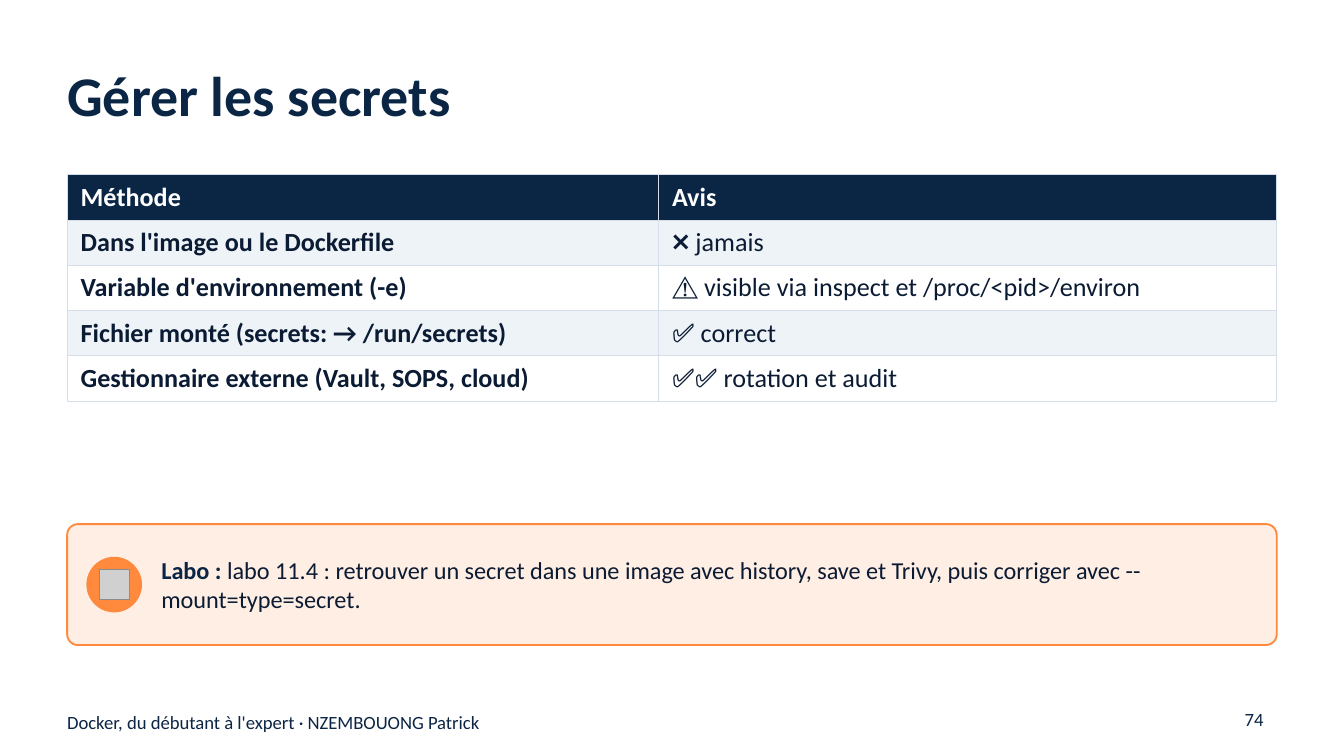
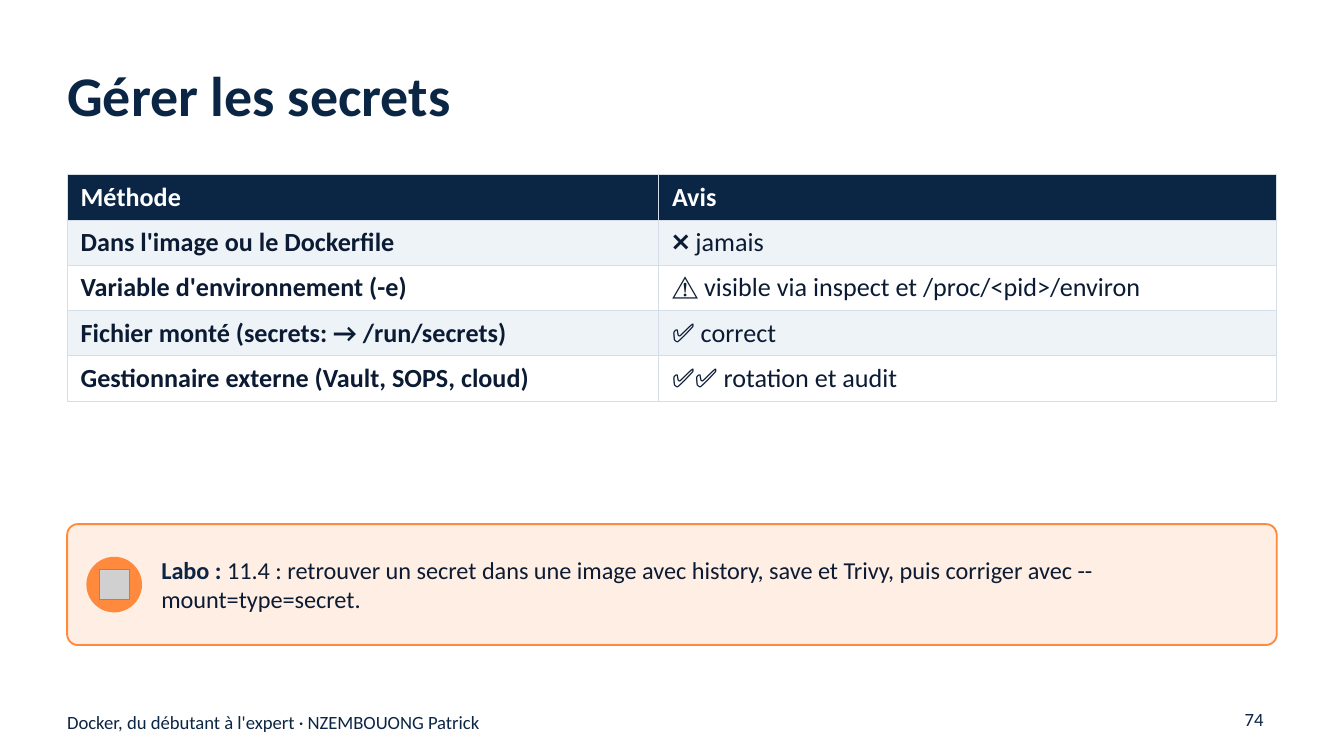
Before and after one commit to nzembouong18/Docker, a slide deck: slide 74 of support-de-cours/Docker-du-debutant-a-l-expert.pptx. Drawn at 1344x756 pixels with LibreOffice and Linux fonts; fonts in the diff are those of the drawing; grey boxes stand for pictures. Boxes give left, top, right and bottom in pixels: in the first picture for what was removed or moved away, otherwise in the second. Text is boxed around its words. In the diff, an @@ line names an element or a change of style, - is before the commit and + after.

```diff
--- a/support-de-cours/Docker-du-debutant-a-l-expert.pptx
+++ b/support-de-cours/Docker-du-debutant-a-l-expert.pptx
@@ text at box(161, 562, 1072, 612): text changed @@
-Labo : labo 11.4 : retrouver un secret dans une image avec history, save et Trivy, puis corriger avec --mount=type=secret.
+Labo : 11.4 : retrouver un secret dans une image avec history, save et Trivy, puis corriger avec --mount=type=secret.
```
Also in this commit, not shown: 15 other slides changed, 5 other files.
